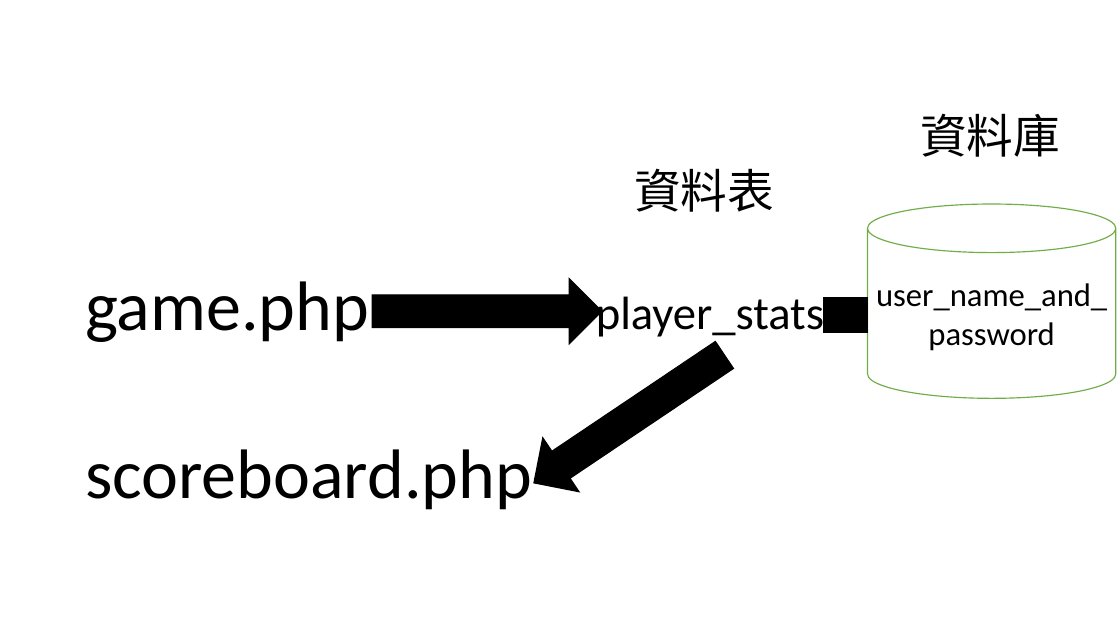
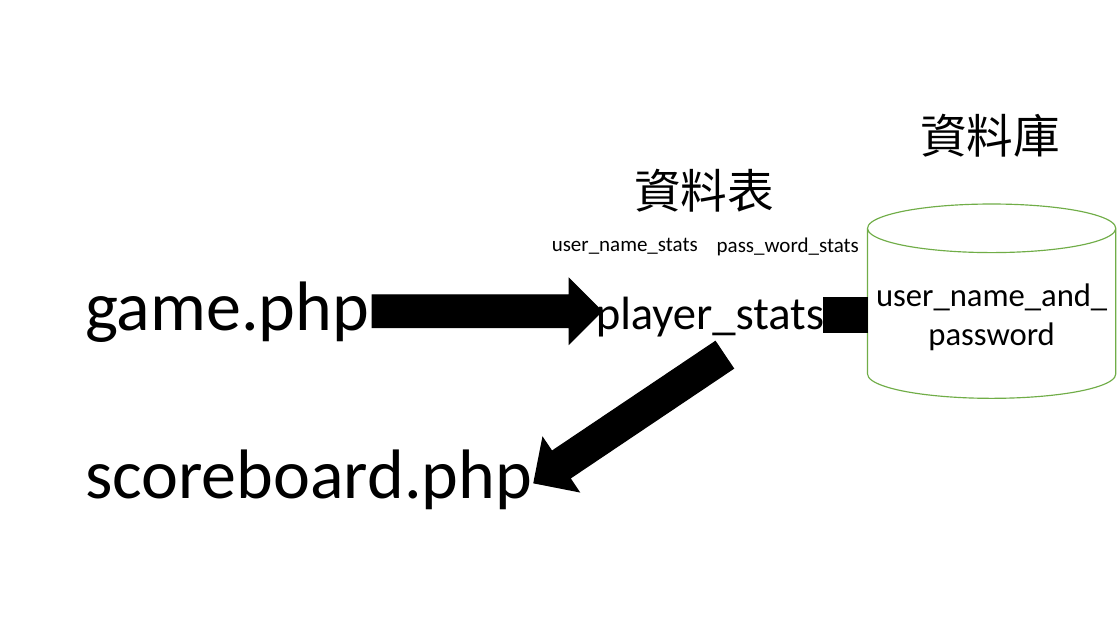
Before and after one commit to 1inyicheng/dynamic_web_page_design_final, a slide deck: slide 4 of pptx/dynamic_web_page_design_pptx.pptx. Drawn at 1120x630 pixels with LibreOffice and Linux fonts; fonts in the diff are those of the drawing. Boxes give left, top, right and bottom in pixels: in the first picture for what was removed or moved away, otherwise in the second. Text is boxed around its words. In the diff, an @@ line names an element or a change of style, - is before the commit and + after.

```diff
--- a/pptx/dynamic_web_page_design_pptx.pptx
+++ b/pptx/dynamic_web_page_design_pptx.pptx
@@ text added at bbox=[552, 237, 698, 254], 18 pt, text #000000 @@
+user_name_stats
@@ text added at bbox=[717, 237, 859, 256], 18 pt, text #000000 @@
+pass_word_stats
```
Also in this commit, not shown: 2 other slides changed.
